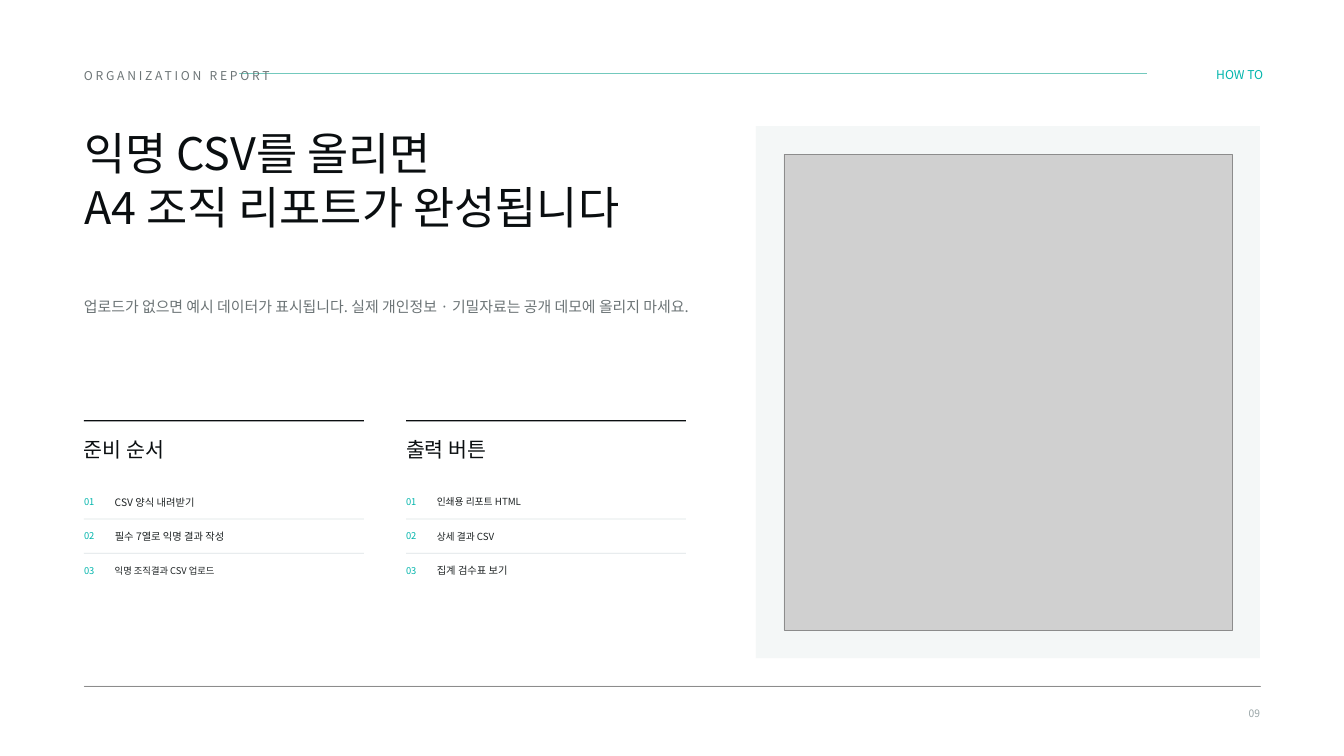
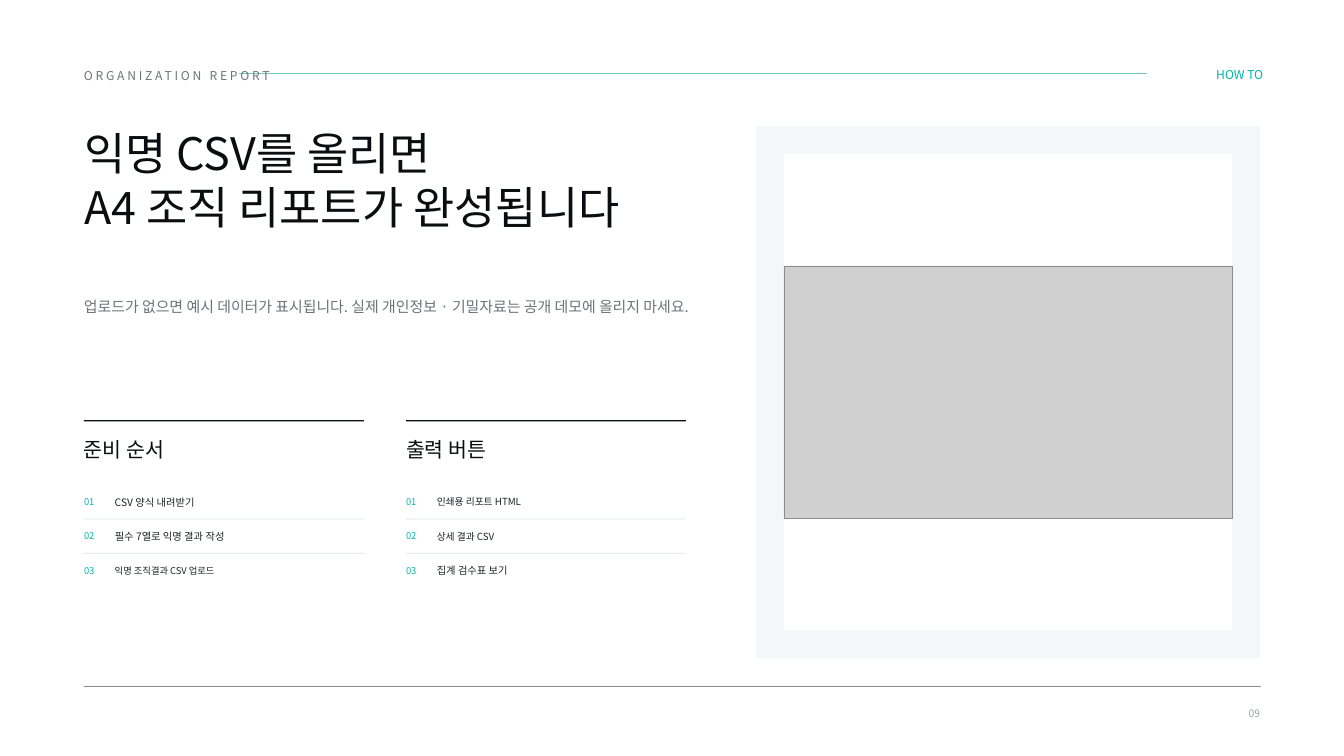
Before and after one commit to skytree96-cmyk/KMA_TAB_v2, a slide deck: slide 9 of docs/TAP_빠른사용가이드_v3.pptx. Drawn at 1344x756 pixels with LibreOffice and Linux fonts; fonts in the diff are those of the drawing; grey boxes stand for pictures. Boxes give left, top, right and bottom in pixels: in the first picture for what was removed or moved away, otherwise in the second. Text is boxed around its words. In the diff, an @@ line names an element or a change of style, - is before the commit and + after.

```diff
--- a/docs/TAP_빠른사용가이드_v3.pptx
+++ b/docs/TAP_빠른사용가이드_v3.pptx
@@ rectangle added at [784,154,1232,630], fill #FFFFFF @@
@@ picture: place and size @@
-picture at [784,154,1232,630]
+picture at [784,266,1232,518]
```
Also in this commit, not shown: 7 other slides changed, 8 other files.
